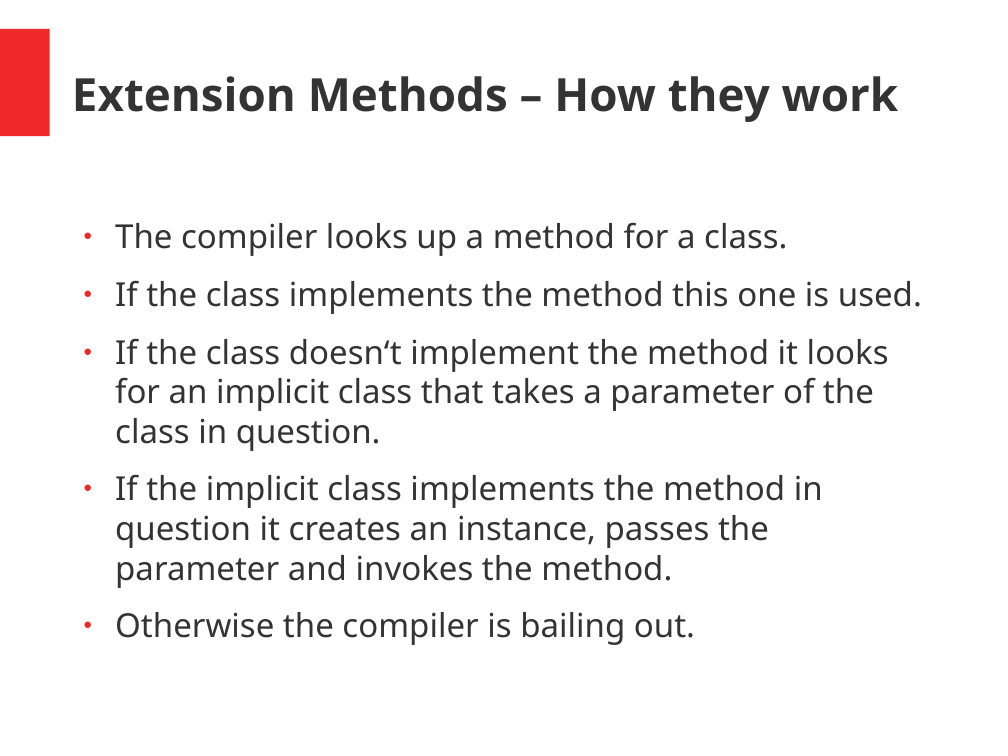
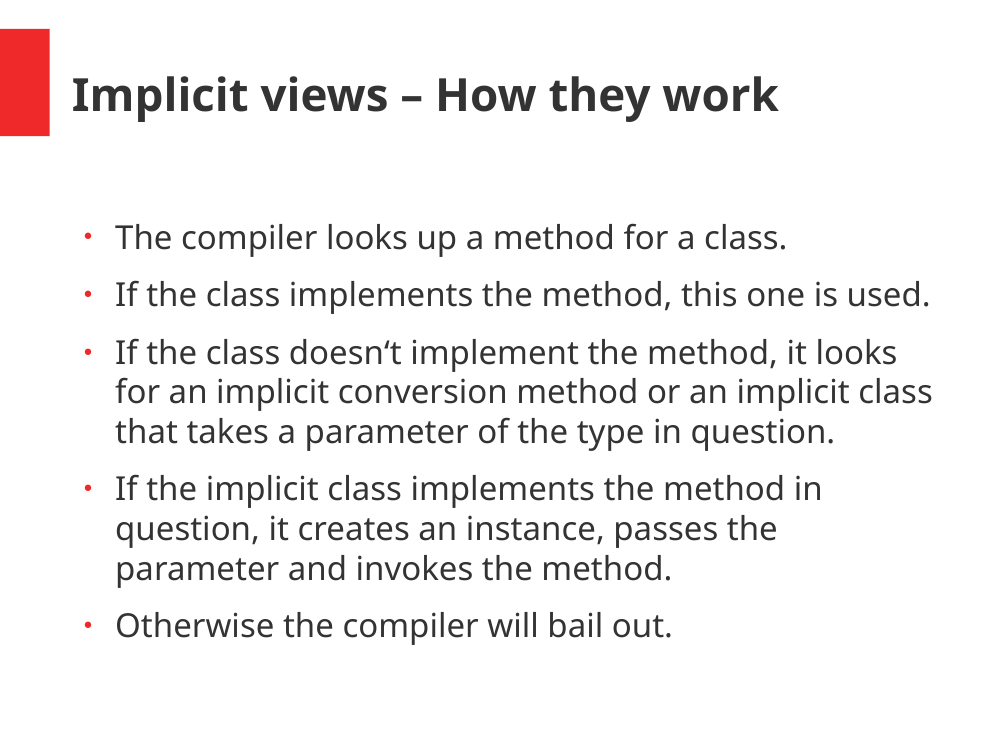
Before and after one commit to hermannhueck/typeclasses, a slide deck: slide 11 of Slides/TypeClasses.pptx (slide 10 before the commit). Drawn at 1008x756 pixels with LibreOffice and Linux fonts; fonts in the diff are those of the drawing. Boxes give left, top, right and bottom in pixels: in the first picture for what was removed or moved away, otherwise in the second. Text is boxed around its words. In the diff, an @@ line names an element or a change of style, - is before the commit and + after.

```diff
--- a/Slides/TypeClasses.pptx
+++ b/Slides/TypeClasses.pptx
@@ text at box(72, 76, 779, 122): text changed @@
-Extension Methods – How they work
+Implicit views – How they work
@@ text at box(115, 280, 933, 645): text changed @@
-● If the class implements the method this one is used.
-● If the class doesn‘t implement the method it looks for an implicit class that takes a parameter of the class in question.
-● If the implicit class implements the method in question it creates an instance, passes the parameter and invokes the method.
-● Otherwise the compiler is bailing out.
+● If the class implements the method, this one is used.
+● If the class doesn‘t implement the method, it looks for an implicit conversion method or an implicit class that takes a parameter of the type in question.
+● If the implicit class implements the method in question, it creates an instance, passes the parameter and invokes the method.
+● Otherwise the compiler will bail out.
```
Also in this commit, not shown: 9 other slides changed, 1 slide added, 1 other file.
